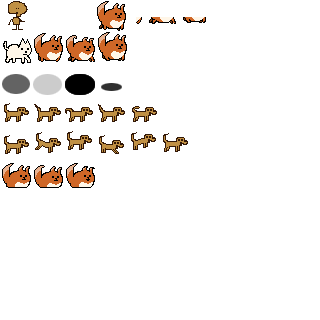
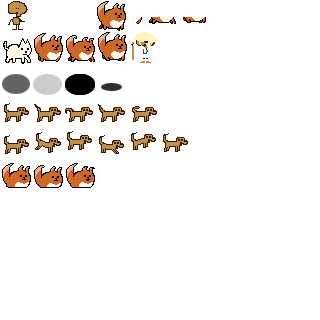
Layers edited between the first and the second 320px x 320px image:
renamed "Layer 41" to "Layer 42", painted on it over box(131, 32, 157, 63)
removed layer "Layer 40" over box(131, 32, 157, 63)
